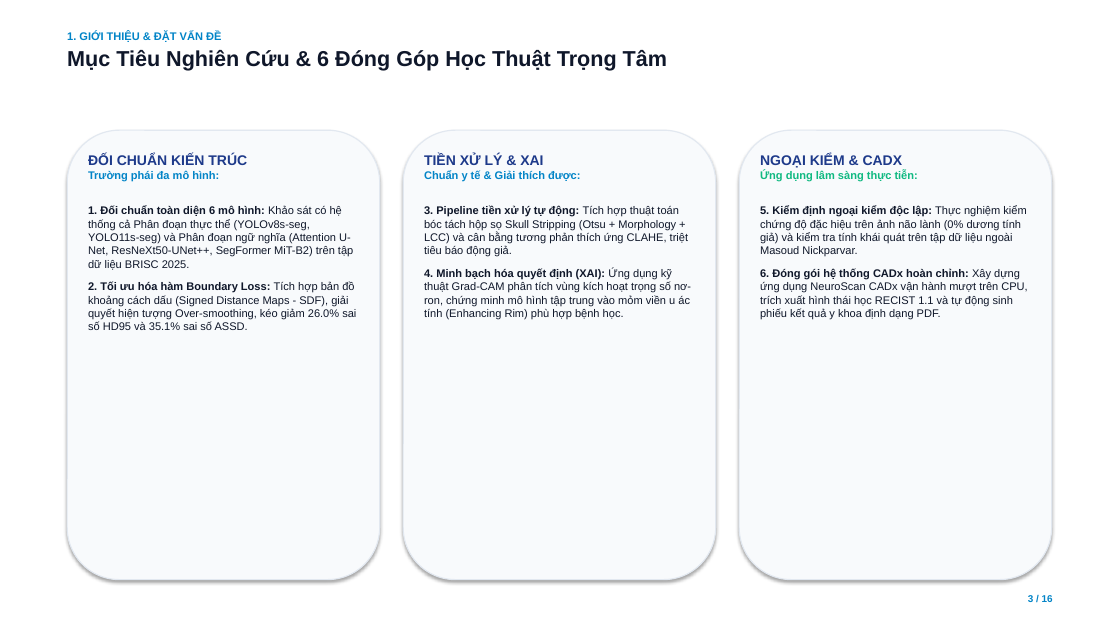
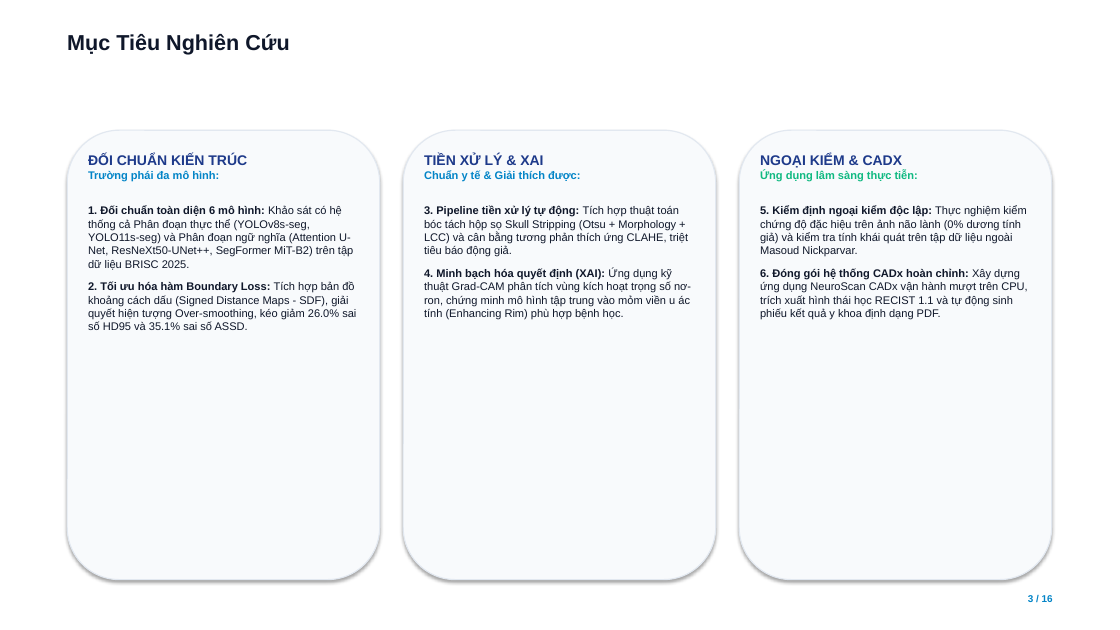
Before and after one commit to TranManhHung2351267264/Brain-Tumor-Segmentation-CADx, a slide deck: slide 3 of docs/Bao_Cao_Khoa_Hoc_Springer_Nature.pptx. Drawn at 1120x630 pixels with LibreOffice and Linux fonts; fonts in the diff are those of the drawing. Boxes give left, top, right and bottom in pixels: in the first picture for what was removed or moved away, otherwise in the second. Text is boxed around its words. In the diff, an @@ line names an element or a change of style, - is before the commit and + after.

```diff
--- a/docs/Bao_Cao_Khoa_Hoc_Springer_Nature.pptx
+++ b/docs/Bao_Cao_Khoa_Hoc_Springer_Nature.pptx
@@ text at (x1=67, y1=34, x2=289, y2=55): text changed @@
-1. GIỚI THIỆU & ĐẶT VẤN ĐỀ
-Mục Tiêu Nghiên Cứu & 6 Đóng Góp Học Thuật Trọng Tâm
+Mục Tiêu Nghiên Cứu
```
Also in this commit, not shown: 1 other slide changed, 4 other files.
